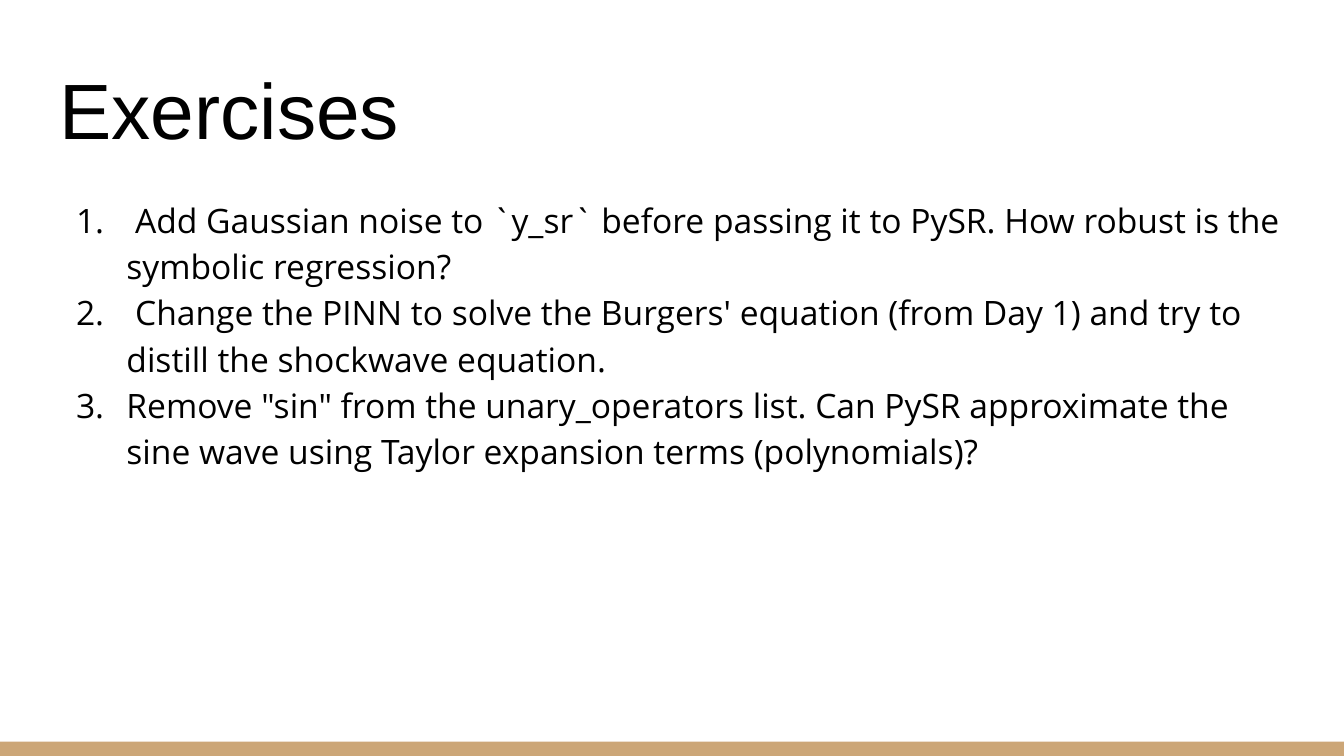
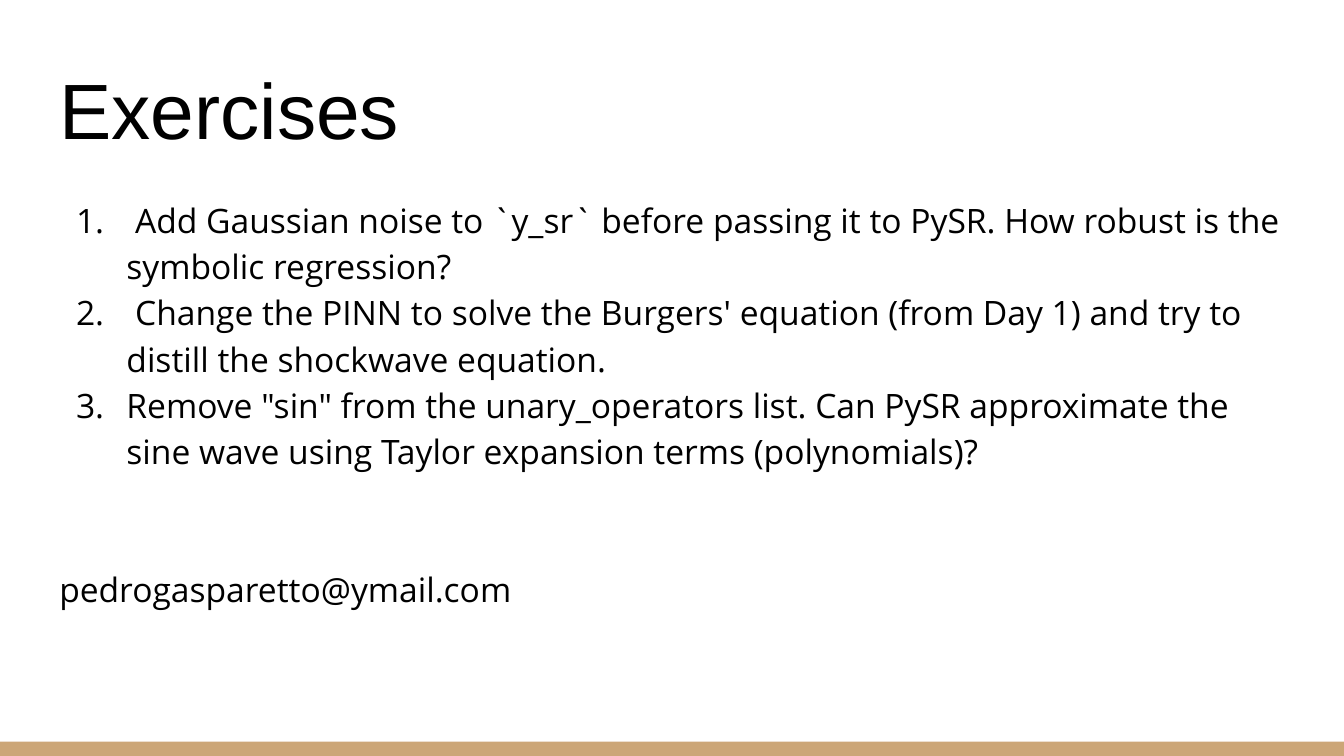
Before and after one commit to carlosal1015/neural-networks-aplications, a slide deck: slide 19 of lecture/Lecture3.pptx (slide 15 before the commit). Drawn at 1344x756 pixels with LibreOffice and Linux fonts; fonts in the diff are those of the drawing. Boxes give left, top, right and bottom in pixels: in the first picture for what was removed or moved away, otherwise in the second. Text is boxed around its words. In the diff, an @@ line names an element or a change of style, - is before the commit and + after.

```diff
--- a/lecture/Lecture3.pptx
+++ b/lecture/Lecture3.pptx
@@ text at (59, 576, 511, 610): paragraph added @@
+pedrogasparetto@ymail.com
```
Also in this commit, not shown: 5 slides added, 1 slide removed, 17 other files.
